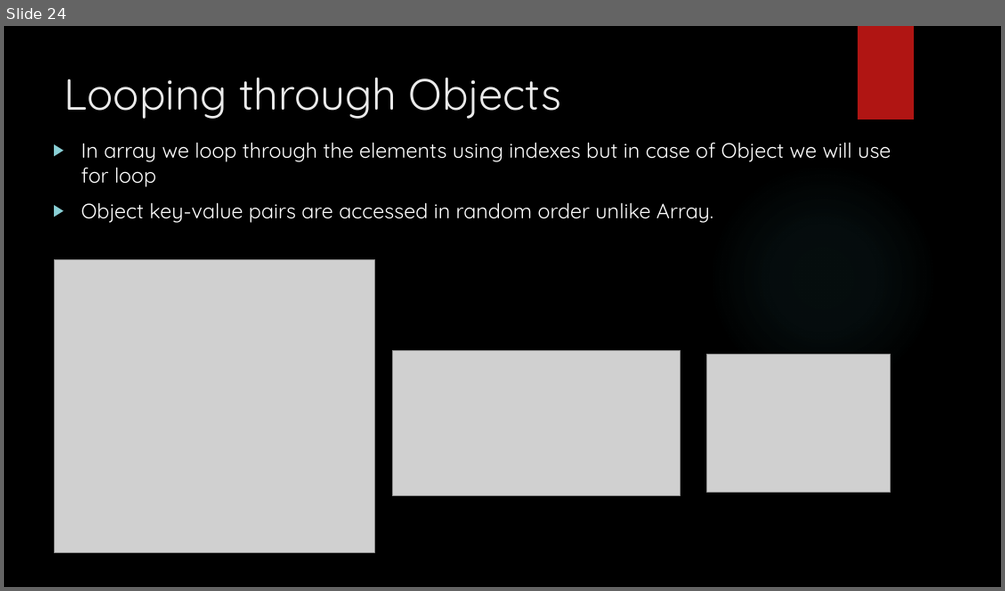
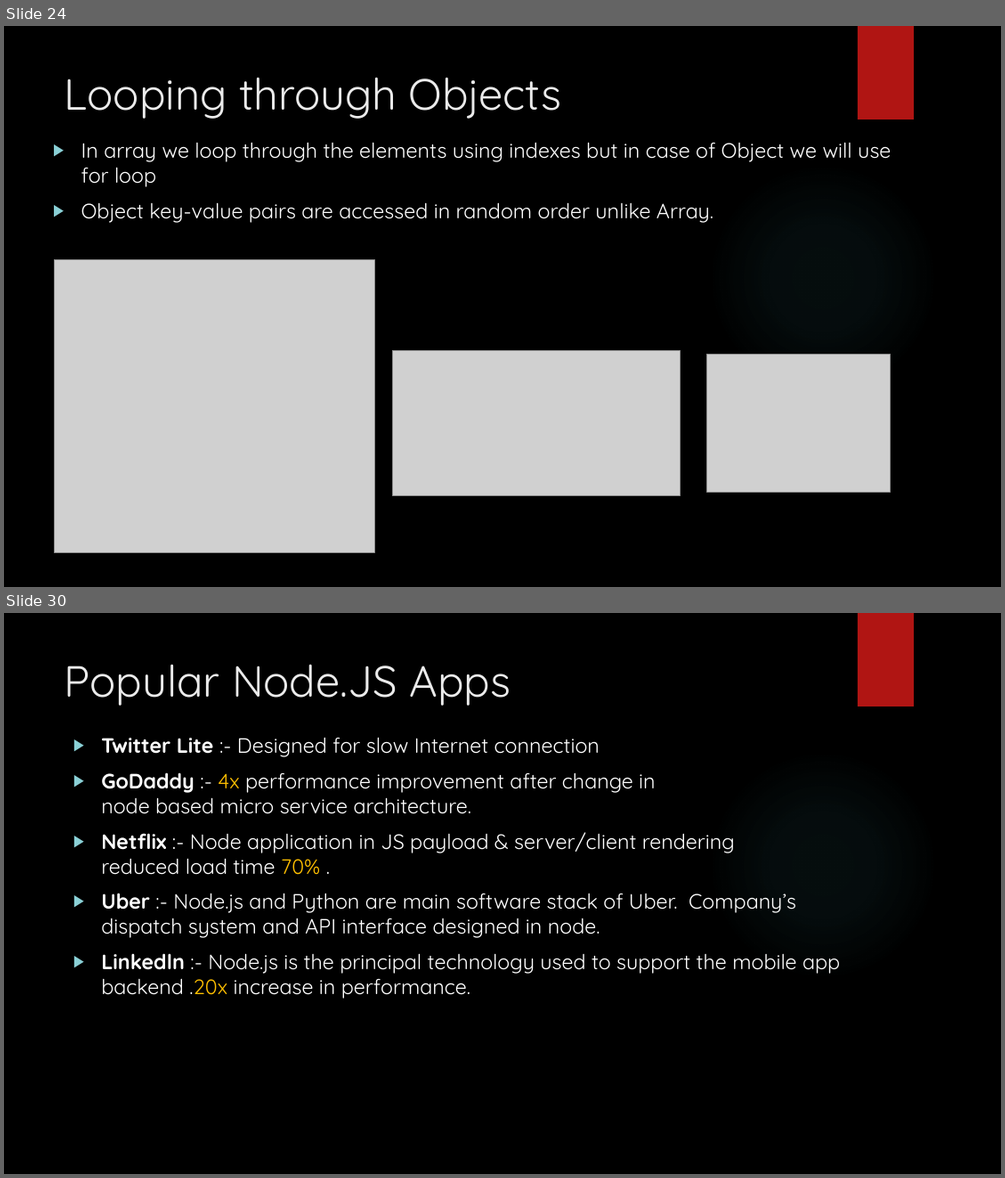
Before and after one commit to git-chinmay/my-JavaScript, a slide deck: JAVASCRPT.pptx. Shown one above the other, each under a label of ours: slide 24 before the commit, slides 24 and 30 after it; the slides between them are not shown. The pictures are 1005x591 and 1005x1178 pixels, drawn with LibreOffice and Linux fonts; fonts in the diff are those of the drawing; grey boxes stand for pictures; background and template pictures are left out. Boxes give left, top, right and bottom in pixels: in the first picture for what was removed or moved away, otherwise in the second. Text is boxed around its words. In the diff, an @@ line names an element or a change of style, - is before the commit and + after.

```diff
--- a/JAVASCRPT.pptx
+++ b/JAVASCRPT.pptx
@@ slide 30 added at (x1=4, y1=613, x2=1001, y2=1174), background picture (left out); not listed: 2 template elements that a slide beside it also shows @@
@@ title added at (x1=65, y1=664, x2=510, y2=706), 42 pt, text #EBEBEB @@
+Popular Node.JS Apps
@@ text added at (x1=101, y1=737, x2=840, y2=998), 20 pt, text #FFFFFF @@
+▶ Twitter Lite :- Designed for slow Internet connection
+▶ GoDaddy :- 4x performance improvement after change in node based micro service architecture.
+▶ Netflix :- Node application in JS payload & server/client rendering reduced load time 70% .
+▶ Uber :- Node.js and Python are main software stack of Uber. Company’s dispatch system and API interface designed in node.
+▶ Linkedln :- Node.js is the principal technology used to support the mobile app backend .20x increase in performance.
```
Also in this commit, not shown: 5 other slides added.
